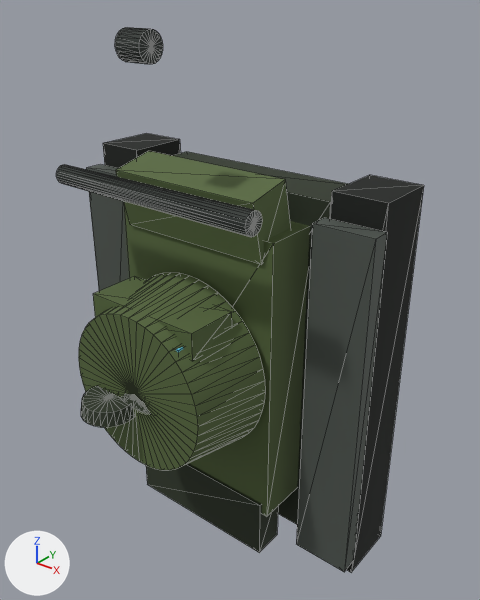
The glTF model public/battletanks/tanks/prototype-mk1/scene.gltf as it was, and as the next commit left it.
One viewpoint serves both versions: a 50 mm camera at (60.6, -84.0, 55.6) aimed at (4.6, -14.1, 12.3). The lights are fixed; the arrows at lower left show +X, +Y and +Z. The picture after the commit comes second. Mesh edges are drawn as thin lines. Where no turn or scale is listed for an object, it has been applied to the vertices.

In view in the first picture: 'barrel_muzzle', 'barrel_tube', 'commander_hatch', 'front_glacis', 'hull_lower', 'hull_upper', 'left_track_body', 'left_track_guard', 'rear_deck', 'right_track_body', 'right_track_guard', 'turret_body', 'turret_front_plate' and 1 more.
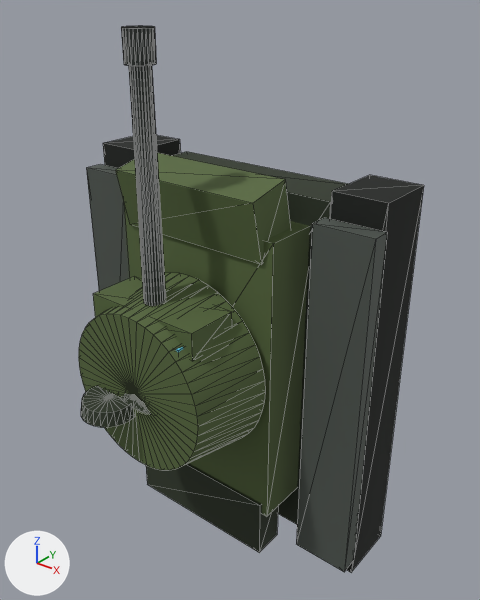
Changed parts and their boxes [x1, y1, x2, y2] in the pictures (480 x 600 px):
'barrel_tube', turned
    before: [56, 164, 262, 237]
    after: [129, 65, 166, 306]
'barrel_muzzle', turned
    before: [115, 27, 163, 64]
    after: [121, 26, 156, 66]

The change, as a list of edits to the scene's bpy script:
```text
Change ob_barrel_tube:
    ob_barrel_tube.rotation_euler: (0.0, -1.571, 0.0) -> (0.0, 0.0, 0.0)  # degrees (0, -90, 0) -> degrees (0, 0, 0)
Change ob_barrel_muzzle:
    ob_barrel_muzzle.rotation_euler: (0.0, -1.571, 0.0) -> (0.0, 0.0, 0.0)  # degrees (0, -90, 0) -> degrees (0, 0, 0)
```
